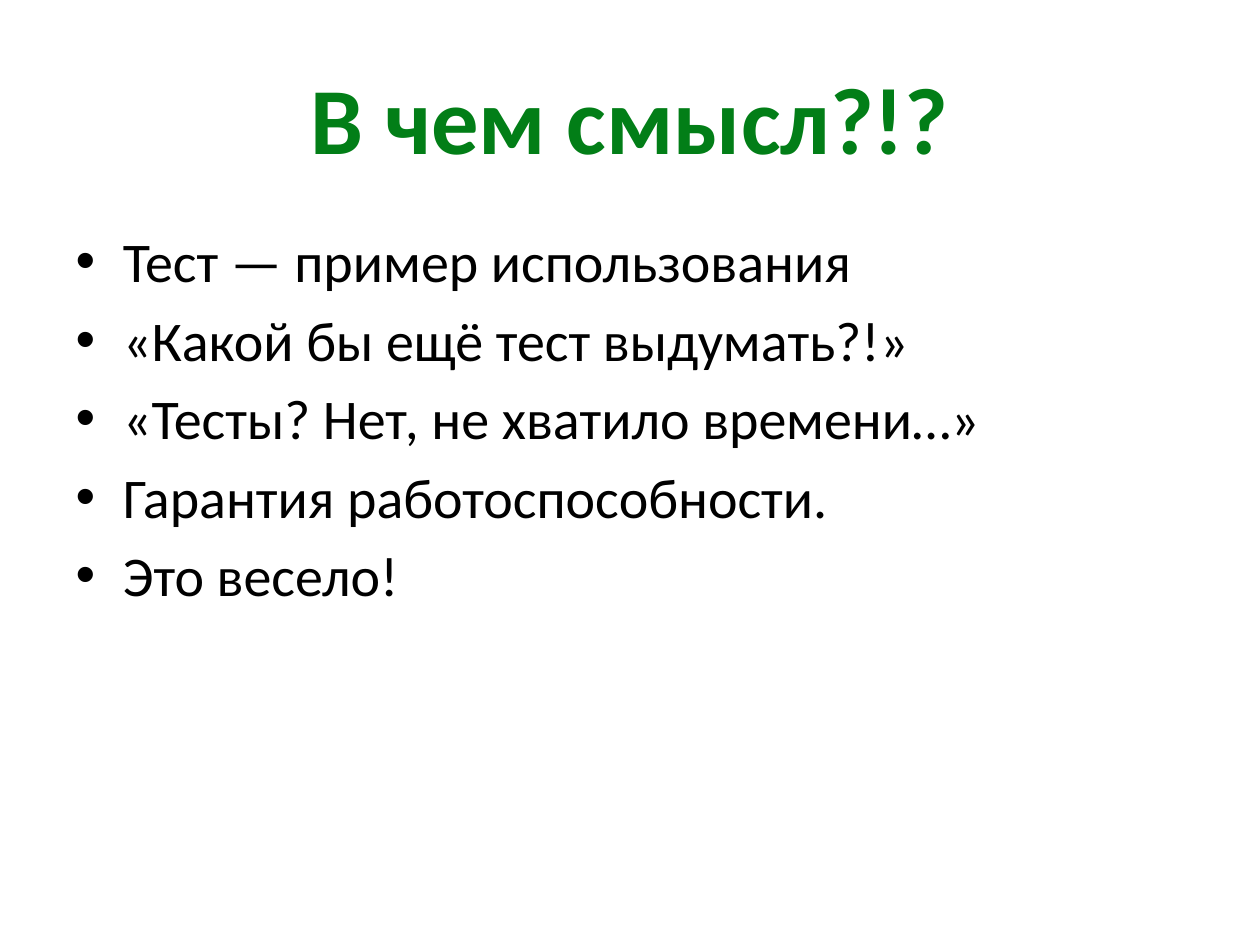
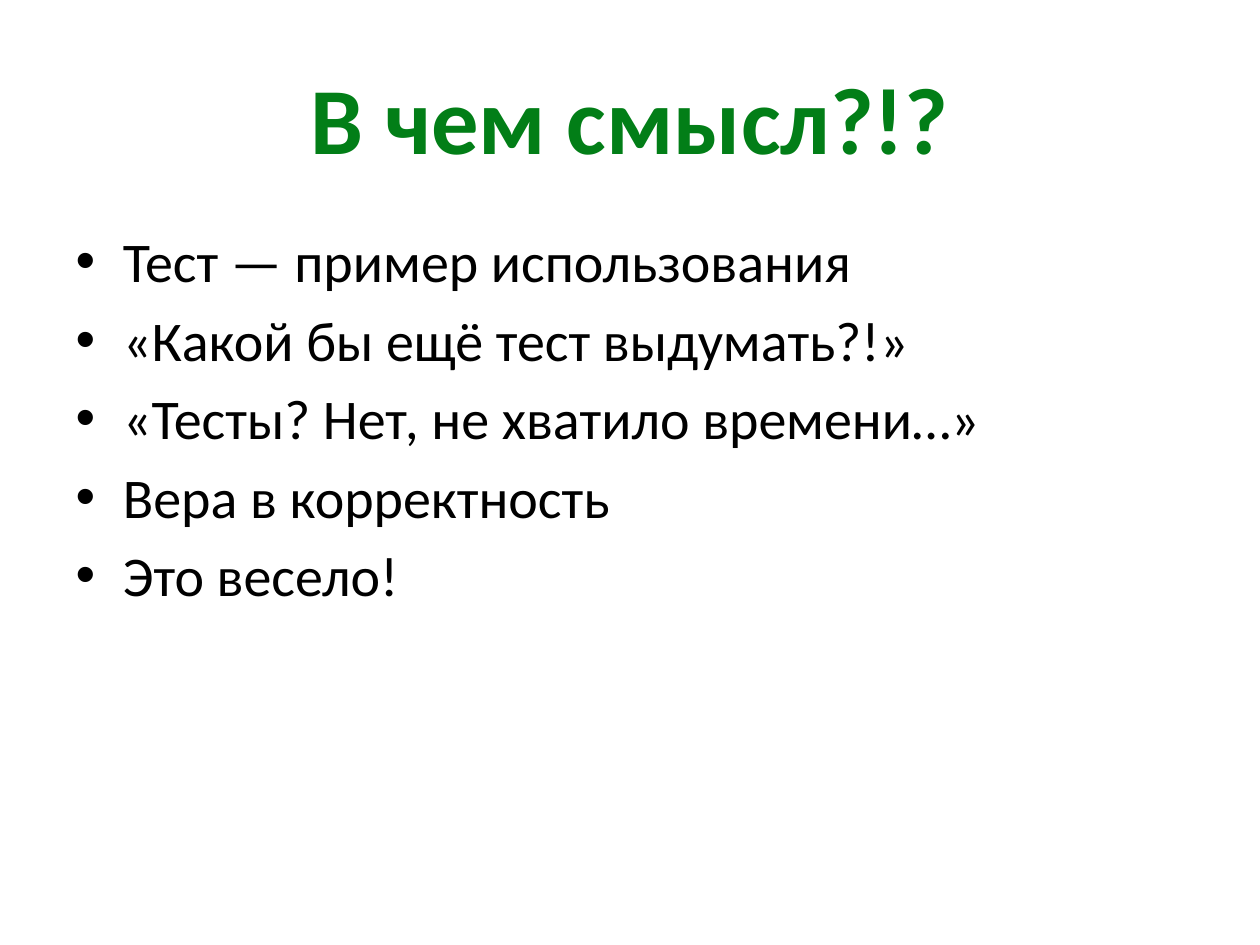
Before and after one commit to kontur-edu/kampus-ekb-2014-03, a slide deck: slide 9 of 02-clean-code & testing/Testing.pptx. Drawn at 1260x945 pixels with LibreOffice and Linux fonts; fonts in the diff are those of the drawing. Boxes give left, top, right and bottom in pixels: in the first picture for what was removed or moved away, otherwise in the second. Text is boxed around its words. In the diff, an @@ line names an element or a change of style, - is before the commit and + after.

```diff
--- a/02-clean-code & testing/Testing.pptx
+++ b/02-clean-code & testing/Testing.pptx
@@ text at box(123, 482, 610, 527): text changed @@
-• Гарантия работоспособности.
+• Вера в корректность
```
Also in this commit, not shown: 2 other files.
